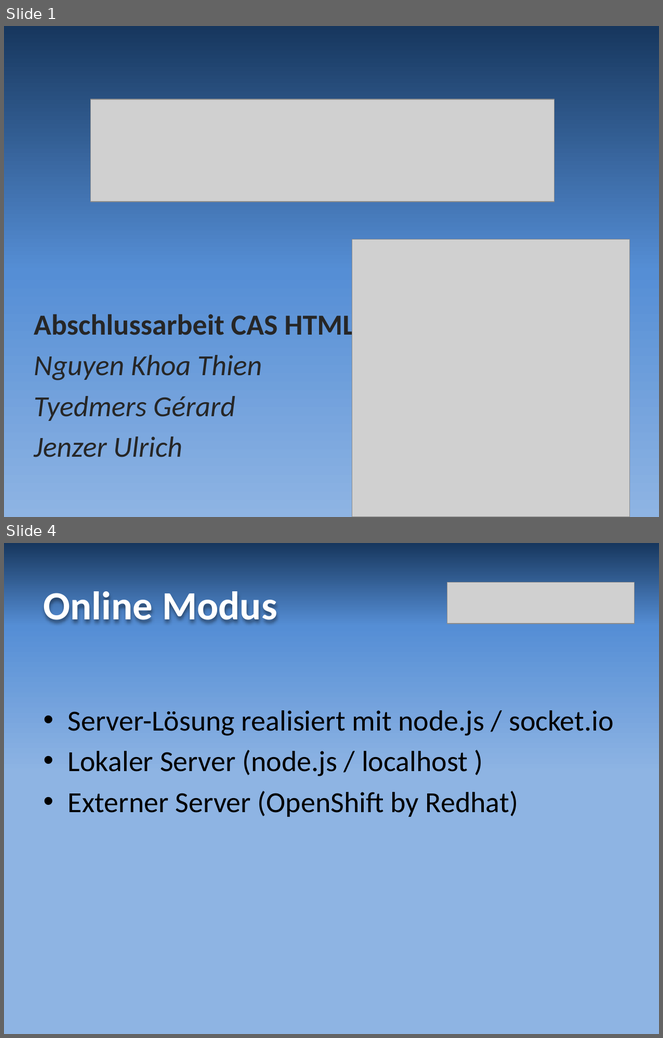
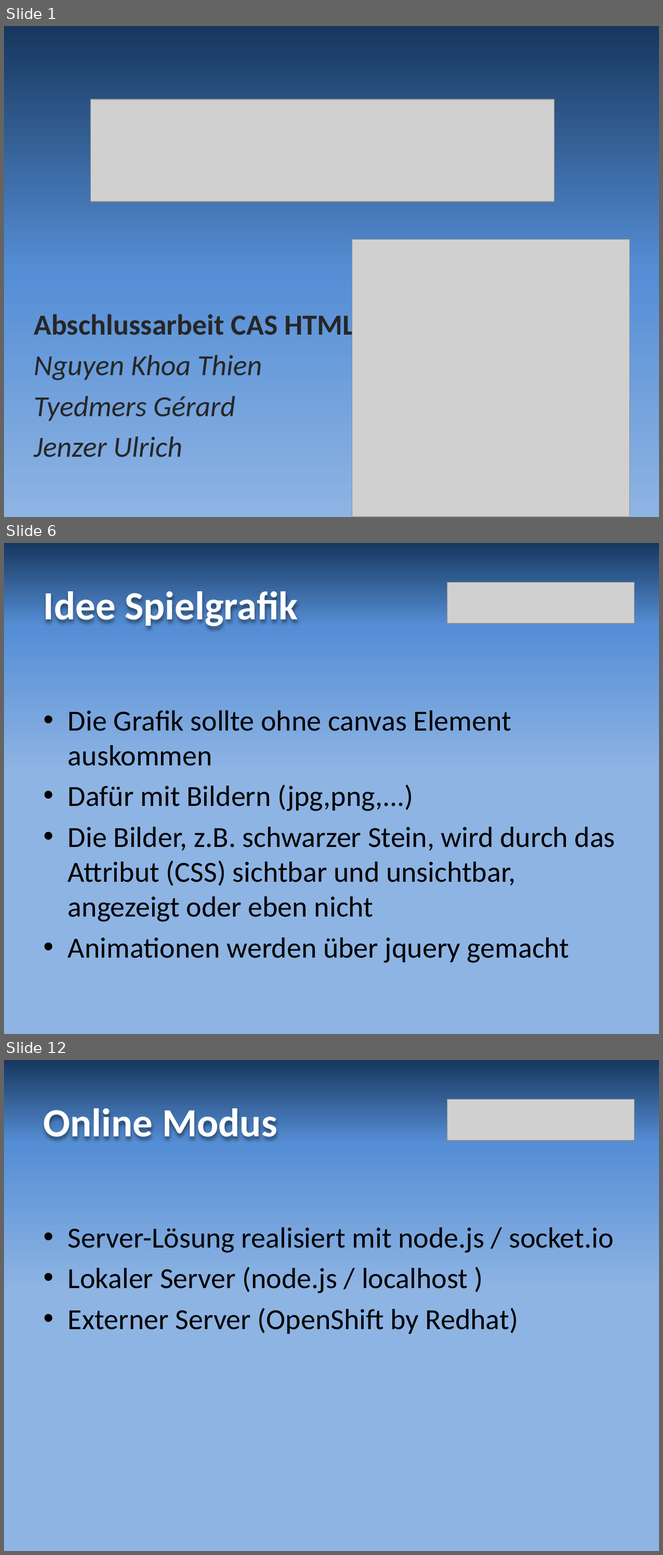
Before and after one commit to grrd01/Reversi---Legacy-BFH-Version, a slide deck: resources/reversi_praesentation.pptx. Shown one above the other, each under a label of ours: slides 1 and 4 before the commit, slides 1, 6 and 12 after it; the slides between them are not shown. The pictures are 663x1038 and 663x1555 pixels, drawn with LibreOffice and Linux fonts; fonts in the diff are those of the drawing; grey boxes stand for pictures. Boxes give left, top, right and bottom in pixels: in the first picture for what was removed or moved away, otherwise in the second. Text is boxed around its words. In the diff, an @@ line names an element or a change of style, - is before the commit and + after.

```diff
--- a/resources/reversi_praesentation.pptx
+++ b/resources/reversi_praesentation.pptx
@@ slide 6 added at box(4, 543, 659, 1034), background gradient #17375E to #558ED5 to #8EB4E3 @@
@@ picture added at box(448, 583, 635, 624) @@
@@ title added at box(44, 591, 298, 626), 44 pt, text #FFFFFF, bold @@
+Idee Spielgrafik
@@ text added at box(68, 710, 616, 963), 32 pt, text #000000 @@
+• Die Grafik sollte ohne canvas Element auskommen
+• Dafür mit Bildern (jpg,png,...)
+• Die Bilder, z.B. schwarzer Stein, wird durch das Attribut (CSS) sichtbar und unsichtbar, angezeigt oder eben nicht
+• Animationen werden über jquery gemacht
@@ what was slide 4 is now slide 12 @@
```
Also in this commit, not shown: 1 slide changed, 8 other slides added, 1 slide removed.
